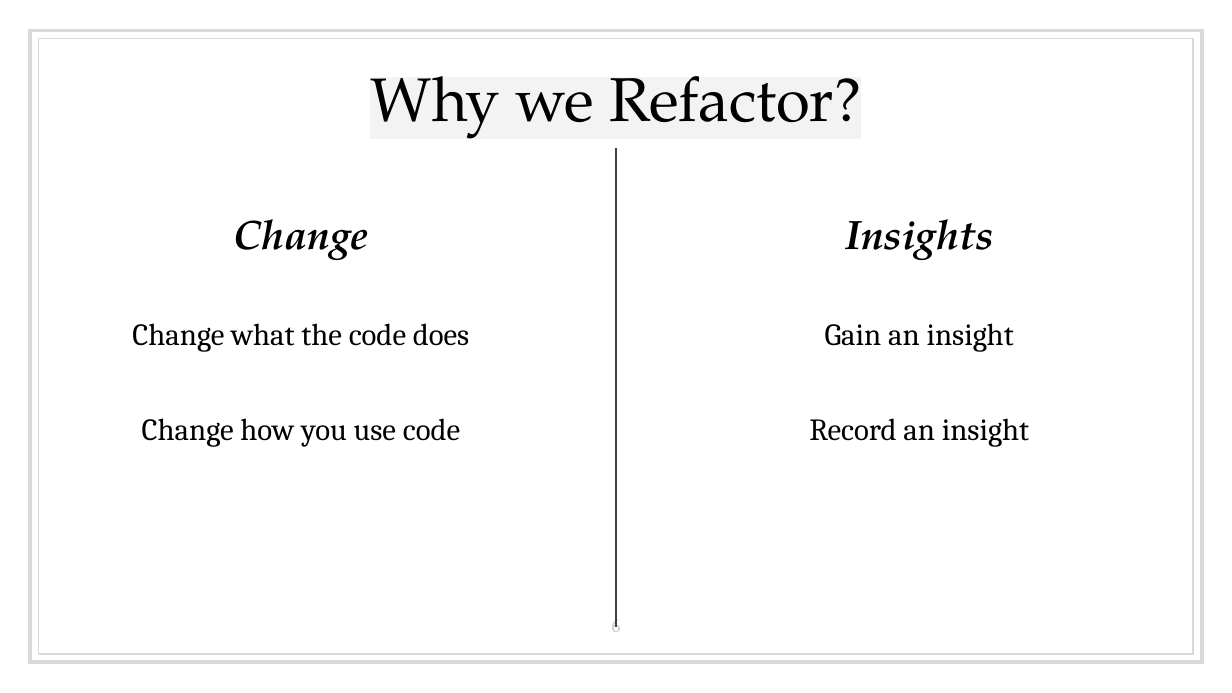
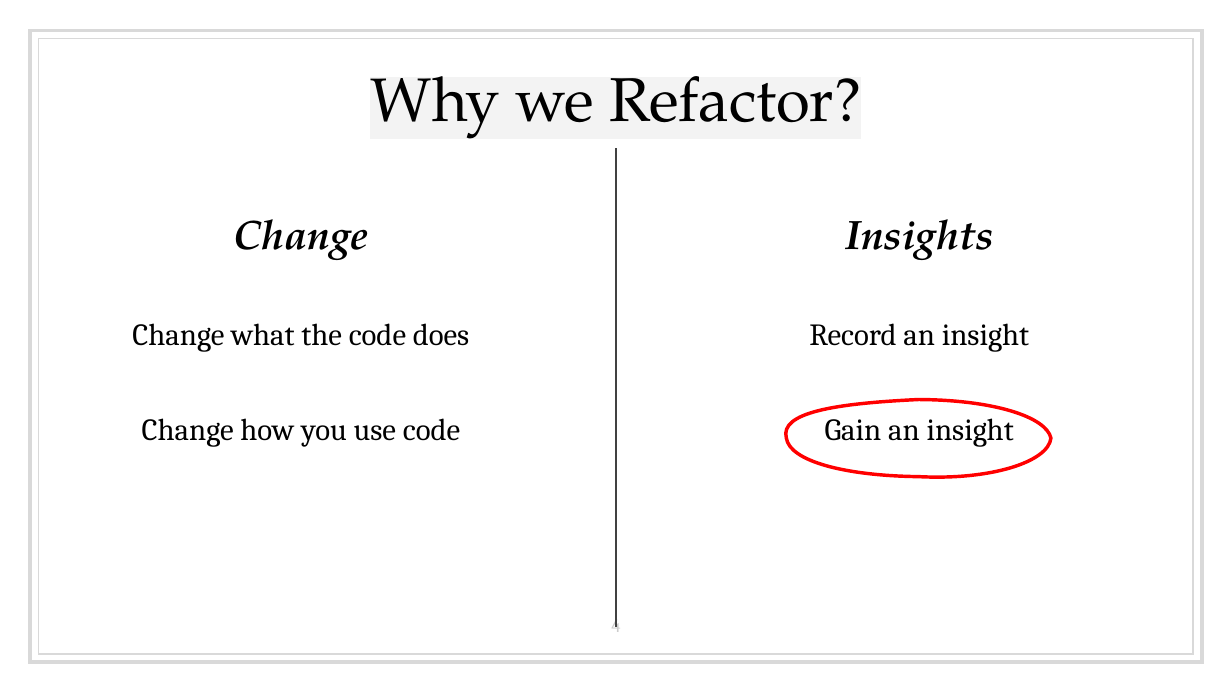
Before and after one commit to LearnWithLlew/RefactoringToCleanerCode.Slides, a slide deck: slide 4 of RefactoringToCleanerCode-In Person.pptx (slide 6 before the commit). Drawn at 1232x693 pixels with LibreOffice and Linux fonts; fonts in the diff are those of the drawing. Boxes give left, top, right and bottom in pixels: in the first picture for what was removed or moved away, otherwise in the second. Text is boxed around its words. In the diff, an @@ line names an element or a change of style, - is before the commit and + after.

```diff
--- a/RefactoringToCleanerCode-In Person.pptx
+++ b/RefactoringToCleanerCode-In Person.pptx
@@ text at (809,323,1029,352): paragraph added @@
+Record an insight
@@ freeform shape added at (786,399,1051,477), outline #FF0000 2 pt @@
@@ text at (809,418,1029,447): paragraph removed @@
-Record an insight
@@ page number at (611,615,620,632): text changed @@
-6
+4
```
Also in this commit, not shown: 1 other slide changed, 2 slides added, 6 slides removed.
